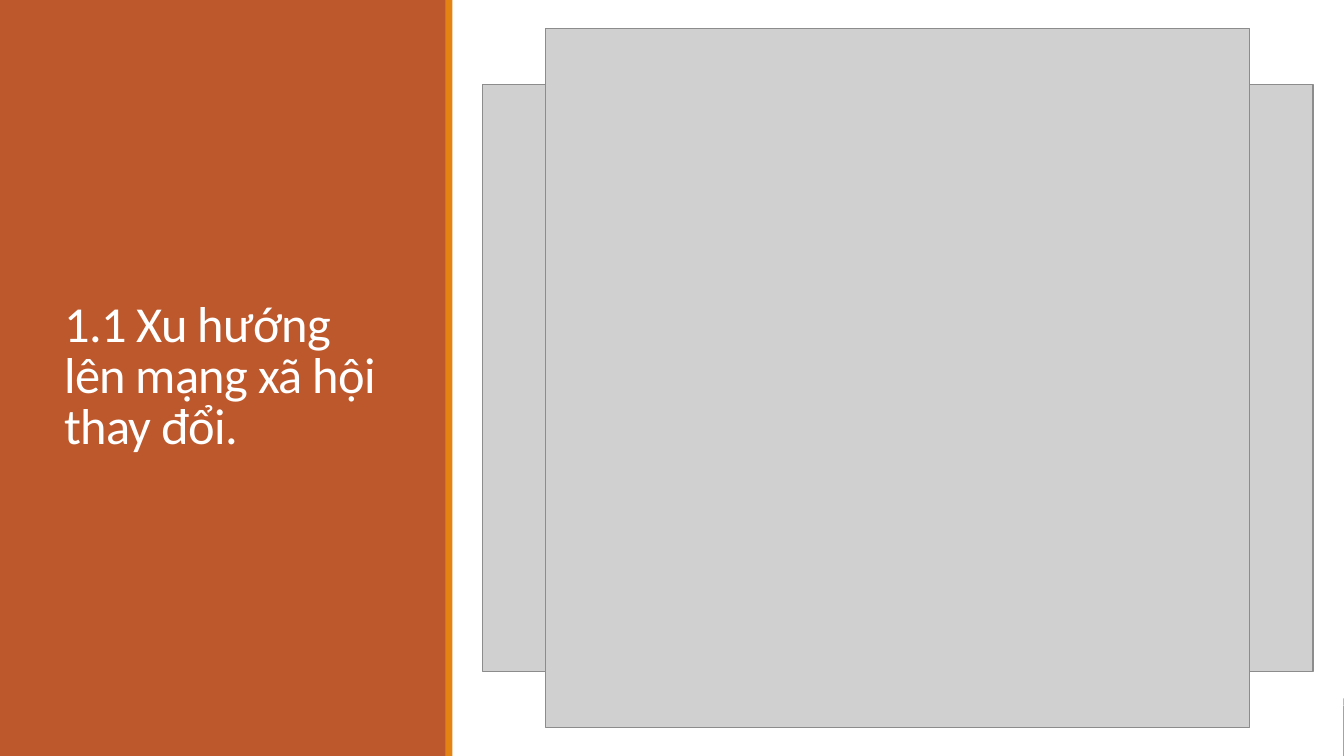
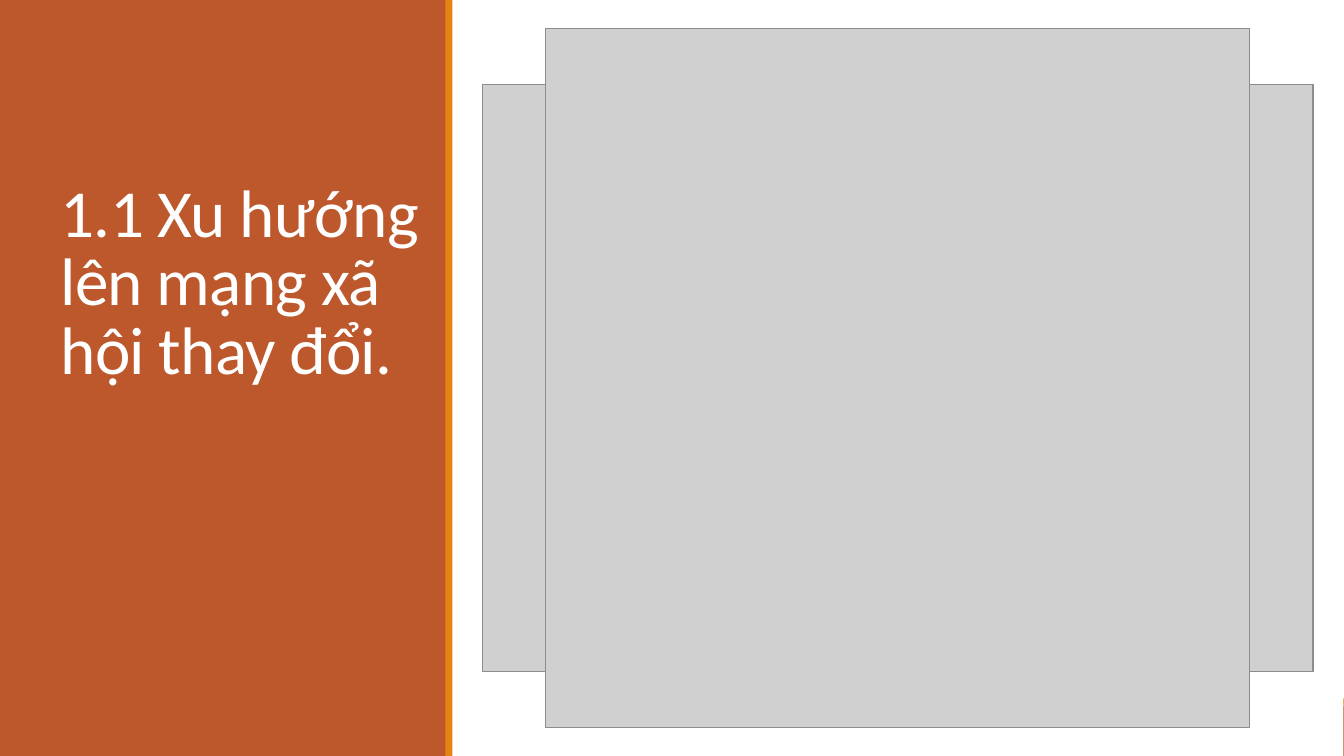
Before and after one commit to thedeadsheep/ang-VideoEditing, a slide deck: slide 5 of THIẾT KẾ VÀ XÂY DỰNG.pptx. Drawn at 1344x756 pixels with LibreOffice and Linux fonts; fonts in the diff are those of the drawing; grey boxes stand for pictures. Boxes give left, top, right and bottom in pixels: in the first picture for what was removed or moved away, otherwise in the second. Text is boxed around its words. In the diff, an @@ line names an element or a change of style, - is before the commit and + after.

```diff
--- a/THIẾT KẾ VÀ XÂY DỰNG.pptx
+++ b/THIẾT KẾ VÀ XÂY DỰNG.pptx
@@ text "1.1 Xu hướng lên mạng ..." at bbox=[60, 190, 419, 386]: size 36 to 48 pt; vertical alignment middle to bottom @@
```
Also in this commit, not shown: 8 other slides changed, 4 slides added, 2 other files.
